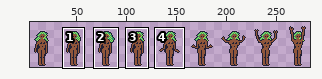
Sprite sheet: assets/plants/Dryad.png. Above, an overview of the earlier version with the close-up marked.
Close-up. Before:
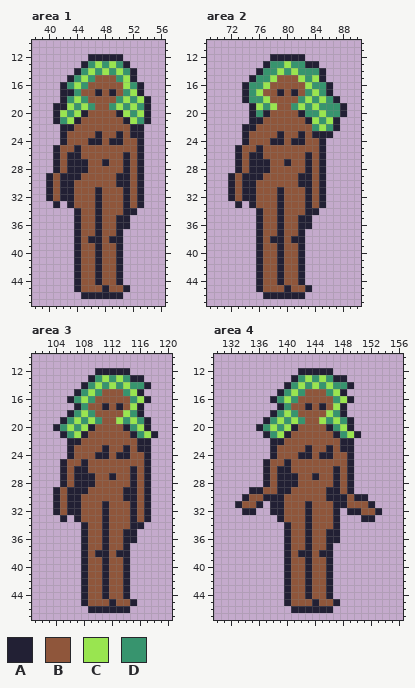
The file is 288x48 pixels. Shown: area 1: x 38..56, y 10..47; area 2: x 69..90, y 10..47; area 3: x 101..120, y 10..47; area 4: x 130..156, y 10..47. The wide view leaves out empty margins. The commit also changed other parts of the picture, which this record leaves out.
Palette (. is transparent): A #222034  B #8f563b  C #99e550  D #37946e
Now the later version:
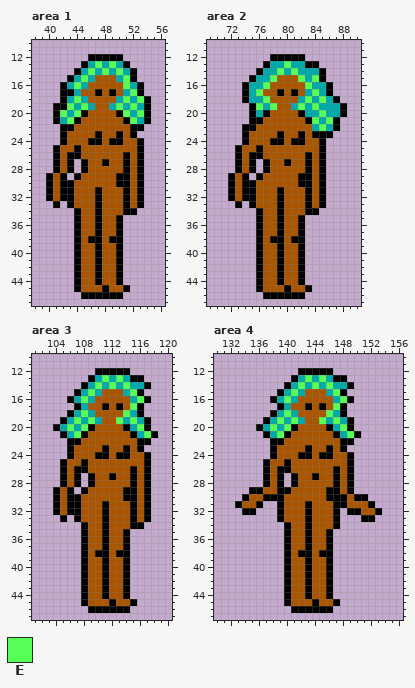
Colours new in this view: E #55ff55
Changes in this commit:
Colour A changes from #222034 to #000000.
Colour B changes from #8f563b to #aa5500.
Colour D changes from #37946e to #00aaaa.
Area 1:
The edit turns colour C into colour E in row 13 at x 47 and 49; in row 14 at x 46, 48 and 50; in row 15 at x 45 and 51; in row 16 at x 44 and 51; in row 17 at x 52; in row 18 at x 44, 51 and 53.
The edit turns colour C into colour E in row 19 at x 43, 45, 50 and 52; in row 20 at x 42, 44, 51 and 53; in row 21 at x 43 and 52.
The edit erases colour A in row 23 at x 53; in rows 27 to 28 at x 44; in row 29 at x 43; in rows 35 to 36 at x 51.
Area 2:
The edit turns colour C into colour E in row 13 at x 80; in row 14 at x 79 and 81; in row 15 at x 78, 82 and 84; in row 16 at x 77 and 83; in row 17 at x 76 and 84; in row 18 at x 77, 83 and 85.
The edit turns colour C into colour E in row 19 at x 76, 78, 82 and 84; in row 20 at x 85; in row 21 at x 84 and 86; in row 22 at x 85.
The edit erases colour A in rows 27 to 28 at x 76; in row 29 at x 75; in rows 35 to 36 at x 83.
Area 3:
The edit turns colour C into colour E in row 13 at x 111 and 113; in row 14 at x 110, 112 and 114; in row 15 at x 109 and 115; in row 16 at x 108 and 116; in row 17 at x 115; in row 18 at x 108 and 114.
The edit turns colour C into colour E in row 19 at x 107, 109, 113 and 115; in row 20 at x 106, 108 and 116; in row 21 at x 107 and 117.
The edit erases colour A in row 23 at x 117; in rows 27 to 28 at x 108; in row 29 at x 107; in rows 35 to 36 at x 115.
Area 4:
The edit turns colour C into colour E in row 13 at x 143 and 145; in row 14 at x 142, 144 and 146; in row 15 at x 141 and 147; in row 16 at x 140 and 148; in row 17 at x 147; in row 18 at x 140 and 146.
The edit turns colour C into colour E in row 19 at x 139, 141, 145 and 147; in row 20 at x 138, 140 and 148; in row 21 at x 139 and 149.
The edit erases colour A in row 23 at x 149; in rows 27 to 28 at x 140; in rows 31 to 32 at x 138; in rows 35 to 36 at x 147.
Where, in picture pixels (left, top, right, bottom), the same in both close-ups:
changed: (46, 54, 151, 299)
changed: (228, 54, 347, 299)
changed: (53, 368, 158, 613)
changed: (235, 368, 382, 613)
